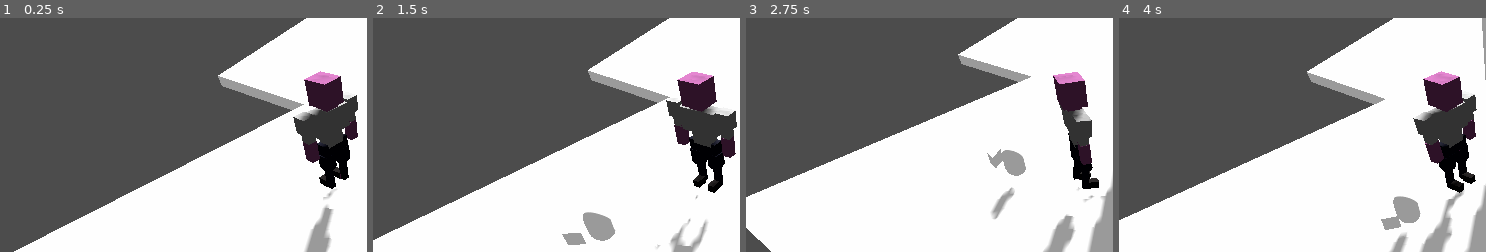
Above: before the commit, frames 1-4 (left to right).
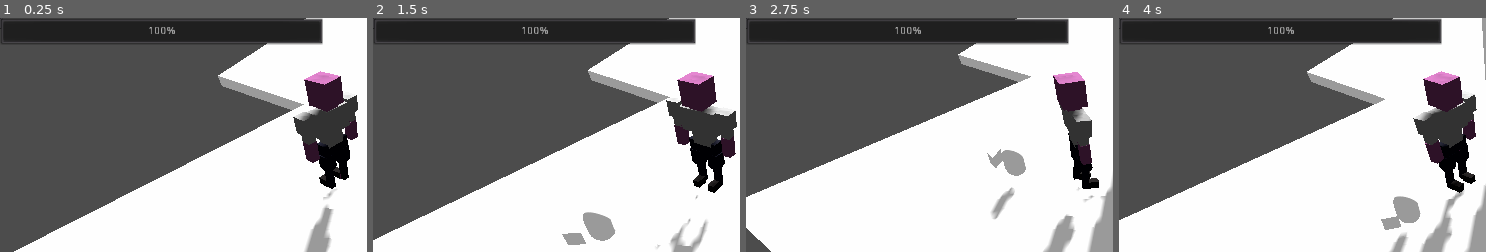
Above: after the commit, the same moments.

Repository: petwoo10/Game2021
Game: Godot game, scene res://test level.tscn
The game is run twice, just before and just after one commit, with the same random seed, the same clock (stepped at 60 frames per second) and the same inputs.
Inputs (mouse positions are % of the whole screen's width and height, from its top left):
- Up to frame 1 (0.25 s): no input
- Up to frame 2 (1.5 s): tap Enter (ui_accept) at 0.5, 0.77 s; move the mouse to (78, 45) at 0.52 s; hold Right (ui_right) 0.53-1.28 s; move the mouse to (33, 55) at 1.27 s; hold Down (ui_down) from 1.28 s (still down)
- Up to frame 3 (2.75 s): tap Enter (ui_accept) at 1.52 s; move the mouse to (65, 28) at 2.02 s; release Down (ui_down) at 2.03 s; hold Right (ui_right) from 2.03 s (still down)
- Up to frame 4 (4 s): move the mouse to (49, 70) at 2.77 s; release Right (ui_right) at 2.78 s; hold Up (ui_up) 2.78-3.53 s; tap Enter (ui_accept) at 3.02, 3.77 s; move the mouse to (87, 65) at 3.52 s; hold Left (ui_left) from 3.53 s (still down)
The pictures show only the part of the screen within x 0-50%, y 0-50%; the shares and areas given below are measured in that part.

The runs differ from the first frame. In frame 1, 8.7% of the frame differs, in the area x 0-89%, y 0-12%; in frame 2, 8.8%; in frame 3, 8.9%; in frame 4, 8.9%.

Commit message:
healh bar

Diff:
--- /dev/null
+++ b/I will Rise/User_interface.gd
@@ -0,0 +1,5 @@
+extends Control
+
+
+func _process(delta):
+	$ProgressBar.value = PlayerStats.health
--- /dev/null
+++ b/I will Rise/User_interface.tscn
@@ -0,0 +1,18 @@
+[gd_scene load_steps=2 format=2]
+
+[ext_resource path="res://User_interface.gd" type="Script" id=1]
+
+[node name="User_interface" type="Control"]
+margin_right = 40.0
+margin_bottom = 40.0
+script = ExtResource( 1 )
+__meta__ = {
+"_edit_use_anchors_": false
+}
+
+[node name="ProgressBar" type="ProgressBar" parent="."]
+margin_right = 414.0
+margin_bottom = 34.0
+__meta__ = {
+"_edit_use_anchors_": false
+}
--- /dev/null
+++ b/I will Rise/player_stats.gd
@@ -0,0 +1,13 @@
+extends ProgressBar
+
+var health
+var health_max
+
+
+func _ready():
+	health = 100
+	health_max = 100
+
+func change_health(amount):
+	health += amount
+	health = clamp(health,0,health_max)
--- a/I will Rise/project.godot
+++ b/I will Rise/project.godot
@@ -17,6 +17,10 @@
 config/name="I will Rise"
 run/main_scene="res://test level.tscn"
 config/icon="res://icon.png"
+
+[autoload]
+
+PlayerStats="*res://player_stats.gd"
 
 [input]
 
--- a/I will Rise/test level.tscn
+++ b/I will Rise/test level.tscn
@@ -1,9 +1,10 @@
-[gd_scene load_steps=11 format=2]
+[gd_scene load_steps=12 format=2]
 
 [ext_resource path="res://Player.tscn" type="PackedScene" id=1]
 [ext_resource path="res://Camera.gd" type="Script" id=2]
 [ext_resource path="res://RayCast.gd" type="Script" id=3]
 [ext_resource path="res://enermy.tscn" type="PackedScene" id=4]
+[ext_resource path="res://User_interface.tscn" type="PackedScene" id=5]
 
 [sub_resource type="PhysicsMaterial" id=1]
 
@@ -76,6 +77,8 @@
 light_specular = 0.4
 shadow_enabled = true
 
+[node name="User_interface" parent="." instance=ExtResource( 5 )]
+
 [node name="enermy" parent="." instance=ExtResource( 4 )]
 transform = Transform( 1, 0, 0, 0, 1, 0, 0, 0, 1, 0, 2, -14 )
 
